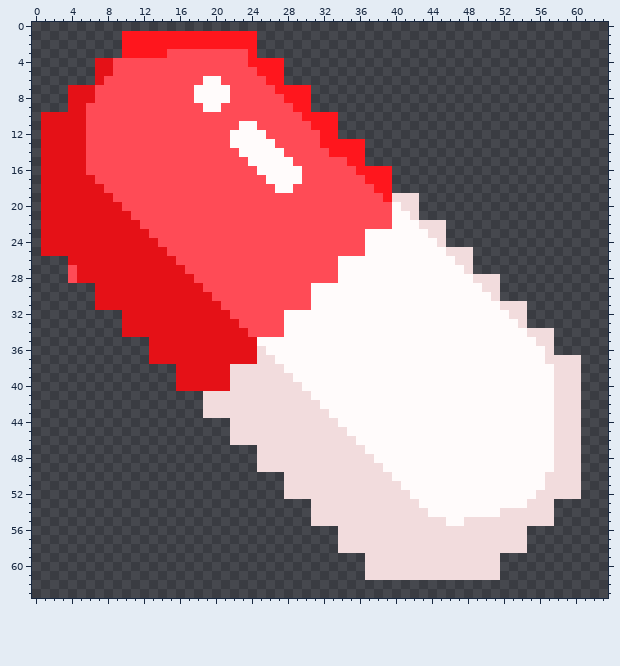
Pixel-art sprite -- games/space/sprites/collectible-pill.png. The picture above was drawn from the file before the commit.
The file is 64x64 pixels.
New version:
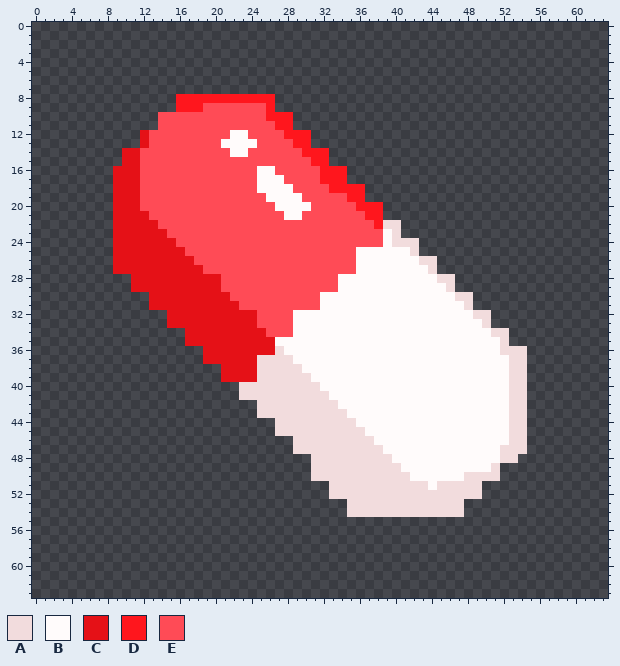
Palette (. is transparent): A #f2dcdd  B #fffbfb  C #e51117  D #ff161d  E #ff4b56
Difference:
Changed rows in their new state; - is an unchanged pixel.
first column x 1:
 1 ---------...............------------------------------------
 2 ---------...............------------------------------------
 3 ---------...............------------------------------------
 4 ------.....................---------------------------------
 5 ------.....................---------------------------------
 6 ------.....................---------------------------------
 7 ---...........................------------------------------
 8 ---............DDDDDDDDDDD....------------------------------
 9 ---............DDDEE-----D....------------------------------
10 .............------------DDD.....---------------------------
11 .............---------EE--DD.....---------------------------
12 ...........C-----------EE--DDD...---------------------------
13 ...........C--------B---EE--DD......------------------------
14 .........CC----------B-EEEE--DDD....------------------------
15 .........CC------------EEEEE--DD....------------------------
16 ........CCC---------------EEE--DDD.....---------------------
17 ........CCC-------------B--EE--DDD.....---------------------
18 ........CCC-------------BB------DDDD...---------------------
19 ........CCC--------------BBBB-----DD......------------------
20 ........-CC---------------BBBB-----DDD....------------------
21 ........--CC---------------BB-------DD....------------------
22 ........---CC------------------------DAA.....---------------
23 ........----CC----------------------EE-A.....---------------
24 ........-----CC---------------------EE-AAA...---------------
25 ........------CC-------------------B-----A......------------
26 ---.....-------CC----------------EE-------AA....------------
27 ---.....--------CC---------------EE--------A....------------
28 ---.......-------CCC------------------------AA.....---------
29 ------....--------CC----------EEE------------A.....---------
30 ------......-------CC---------E---------------AA...---------
31 ------......--------CC--------E----------------A......------
32 ---------.....-------CCC---E--------------------AA....------
33 ---------.....--------CC---E---------------------A....------
34 ---------.......-------CC--E----------------------AA.....---
35 ------------....--------CC-------------------------A.....---
36 ------------......------CCA------------------------AAA...---
37 ------------......--------AA------------------------AA......
38 ---------------.....-CCC---AA-----------------------AA......
39 ---------------.....-CCC----AA----------------------AA......
40 ---------------.......-------AA---------------------AA......
41 ------------------....--------AA--------------------AA......
42 ------------------......-------AA-------------------AA......
43 ------------------......--------AA------------------AA......
44 ---------------------.....-------AA-----------------AA......
45 ---------------------.....--------AA----------------AA......
46 ---------------------.......-------AA---------------AA......
47 ------------------------....--------AA-------------AAA......
48 ------------------------......-------AA------------AA.......
49 ------------------------......--------AA----------A.........
50 ---------------------------...---------AA------AAAA.........
51 ---------------------------.....--------AAA-AAAAA...........
52 ---------------------------.....---------AAAAAAAA...........
53 ------------------------------....--------AAAAA..........---
54 ------------------------------....---------AAAA..........---
55 ------------------------------...........................---
56 ---------------------------------.....................------
57 ---------------------------------.....................------
58 ---------------------------------.....................------
59 ------------------------------------...............---------
60 ------------------------------------...............---------
61 ------------------------------------...............---------
